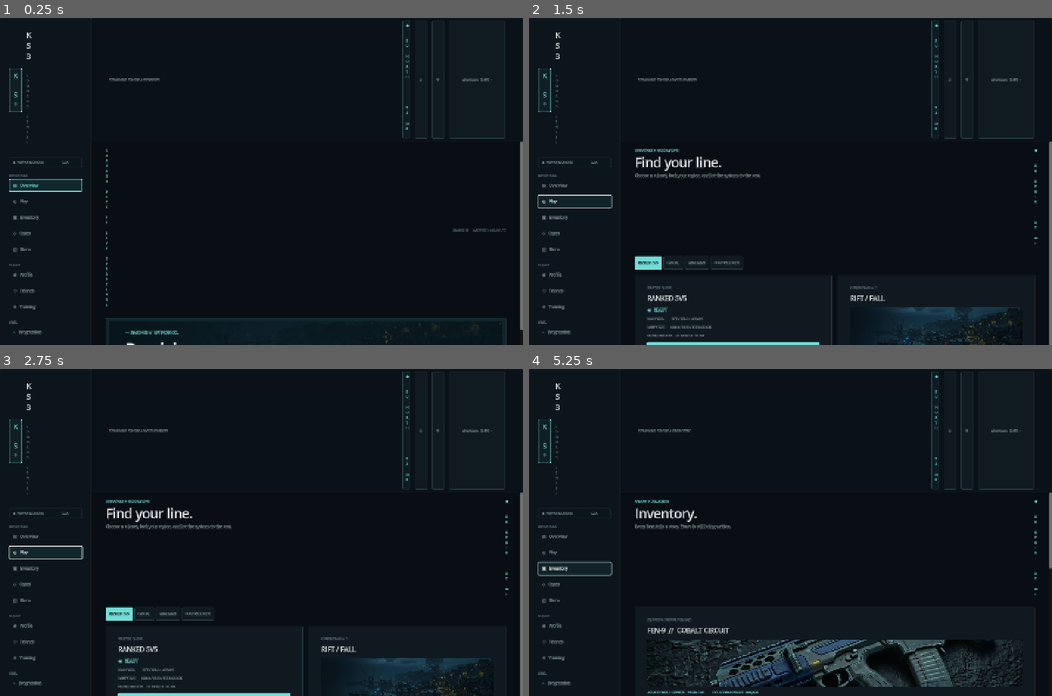
Above: before the commit, frames 1-4 (two rows, left to right).
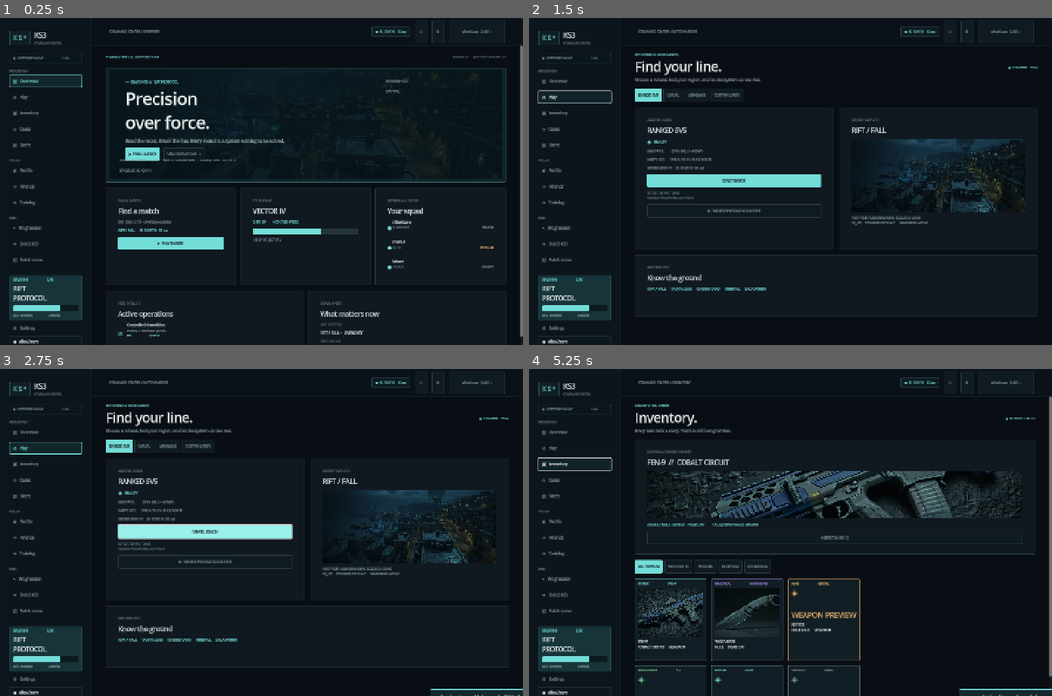
Above: after the commit, the same moments.

Repository: semenpro19999-dotcom/dh
Game: Godot game, scene res://scenes/main.tscn
Same seed, same stepped clock (60 frames per second), same inputs: the game is played once before the commit and once after it.
Inputs (mouse positions are in pixels of both pictures, inside the frame that each line leads up to):
- Up to frame 1 (0.25 s): no input
- Up to frame 2 (1.5 s): click "◎ Play" at 0.5 s; click "◎ Play" at 1.25 s
- Up to frame 3 (2.75 s): click (203, 532) at 2 s, where only the run after the commit has a clickable "START SEARCH"
- Up to frame 4 (5.25 s): click "▦ Overview" at 2.75 s; click (701, 594) at 3.5 s, where only the run after the commit has a clickable "▶ PLAY RANKED"; click (732, 532) at 4.25 s, where only the run after the commit has a clickable "START SEARCH"; click "▣ Inventory" at 5 s

The runs differ from the first frame. In frame 1, 9.5% of the frame differs, in the area x 1-100%, y 0-100%; in frame 2, 14%; in frame 3, 14%; in frame 4, 19%.

Commit message:
KS3: prevent Godot UI label collapse
Co-authored-by: arena-agent <297053741+arena-agent@users.noreply.github.com>

Diff:
--- a/scripts/main.gd
+++ b/scripts/main.gd
@@ -740,7 +740,9 @@
 	label.text = text
 	label.add_theme_font_size_override("font_size", size)
 	label.add_theme_color_override("font_color", color)
-	label.autowrap_mode = TextServer.AUTOWRAP_WORD_SMART
+	# Keep labels intrinsic-width by default. Autowrap in every label made HBox/VBox
+	# children collapse to a few pixels, rendering the UI as one letter per line.
+	label.autowrap_mode = TextServer.AUTOWRAP_OFF
 	return label
 
 func ui_button(text: String, callback: Callable, accent: bool) -> Button:
